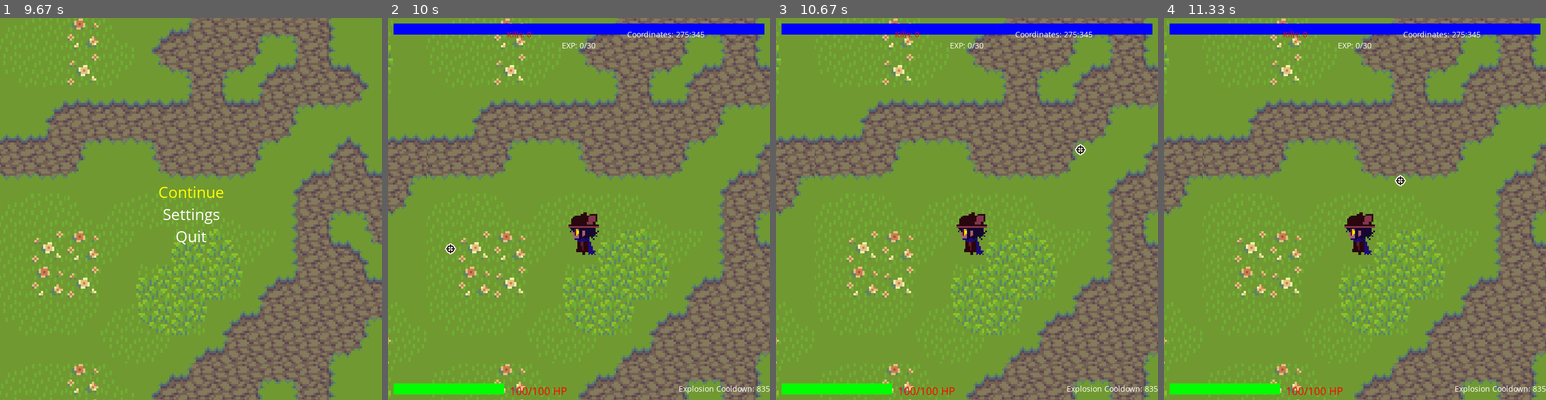
Above: before the commit, frames 1-4 (left to right).
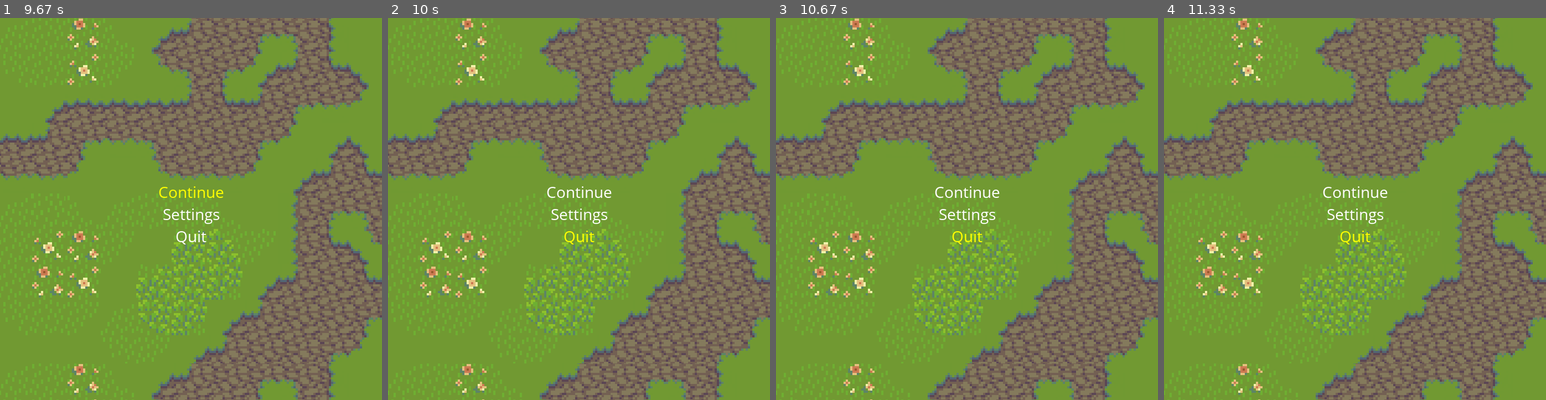
Above: after the commit, the same moments.

Repository: DaCUtePotato/2dshooter
Game: pygame game, started from main.py
Same seed, same stepped clock (60 frames per second), same inputs: the game is played once before the commit and once after it.
Inputs (mouse positions are in pixels of both pictures, inside the frame that each line leads up to):
- Up to frame 1 (9.67 s): click (191, 209) at 0.38 s; hold A 0.67-1.2 s; click (49, 170) at 0.75 s; hold S 1.23-1.53 s; click (244, 239) at 1.32 s; hold A 1.57-1.97 s; click (87, 189) at 1.65 s; hold W 2-2.37 s; click (68, 262) at 2.08 s; hold D 2.4-3.03 s; click (290, 67) at 2.48 s; hold S 3.07-3.43 s; click (194, 90) at 3.15 s; hold A 3.47-3.93 s; click (84, 155) at 3.55 s; hold D 3.97-4.43 s; click (248, 79) at 4.05 s; hold W 4.47-4.77 s; click (160, 186) at 4.55 s; hold D 4.8-5.27 s; click (255, 346) at 4.88 s; hold A 5.3-5.83 s; click (148, 170) at 5.38 s; hold S 5.87-6.17 s; click (80, 132) at 5.95 s; click (171, 212) at 6.25 s; tap G at 6.53 s; hold A 6.87-7.27 s; click (76, 224) at 6.95 s; hold W 7.3-7.67 s; click (145, 247) at 7.38 s; hold D 7.7-8.33 s; click (106, 144) at 7.78 s; hold S 8.37-8.73 s; click (187, 342) at 8.45 s; hold A 8.77-9.23 s; click (263, 327) at 8.85 s; hold Esc from 9.27 s (still down); hold D from 9.27 s (still down); move the mouse to (267, 163) at 9.3 s; click (267, 163) at 9.35 s
- Up to frame 2 (10 s): release Esc at 9.73 s; release D at 9.73 s; hold Esc from 9.77 s (still down); hold W from 9.77 s (still down); click (445, 243) at 9.85 s
- Up to frame 3 (10.67 s): release Esc at 10.07 s; release W at 10.07 s; click (913, 293) at 10.15 s; click (1073, 144) at 10.48 s
- Up to frame 4 (11.33 s): click (1332, 132) at 10.82 s; click (1393, 174) at 11.15 s

Frame 1 is identical in both runs. In frame 2, 46% of the frame differs, in the area x 0-100%, y 0-100%; in frame 3, 46%; in frame 4, 46%.

Commit message:
fixed escape buggines

Diff:
--- a/main.py
+++ b/main.py
@@ -790,8 +790,6 @@
                 pygame.quit()
                 sys.exit()
             if event.type == pygame.KEYDOWN:
-                if event.key == pygame.K_ESCAPE and not settings_open:
-                    menu_open = False
                 if event.key == pygame.K_w:
                     selected_index = (selected_index - 1) % len(options)
                 if event.key == pygame.K_s:
@@ -997,7 +995,7 @@
             spawn_enemy(player_x, player_y)
         if kills > 100 and not corruption and random.randint(69, 70) == 69:
             spawn_crashing_enemy(player_x, player_y)
-        if kills >= 50 and not bulky_spawned and corruption == 0:
+        if kills >= 50 and not bulky_spawned and not corruption:
             spawn_bulky(player_x, player_y)
         if kills >= 50 and corruption and not corrupty_spawned:
             spawn_corrupty(player_x, player_y)
@@ -1171,7 +1169,7 @@
             player_hp = 100
             exp = 0
             player_level = 1
-            corruption = 0
+            corruption = False
             current_max_exp = 30
             save()
             sys.exit("You died...")
